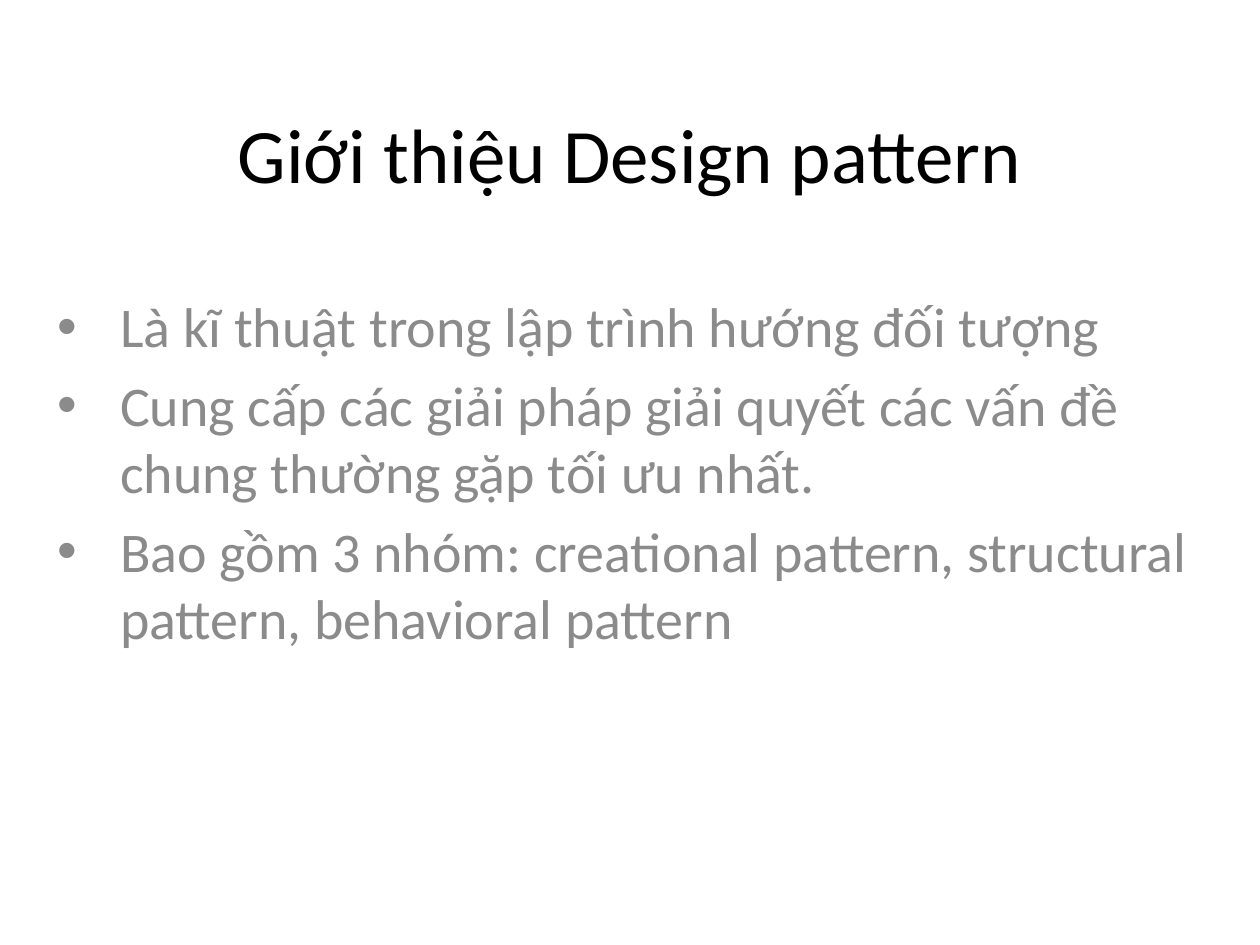
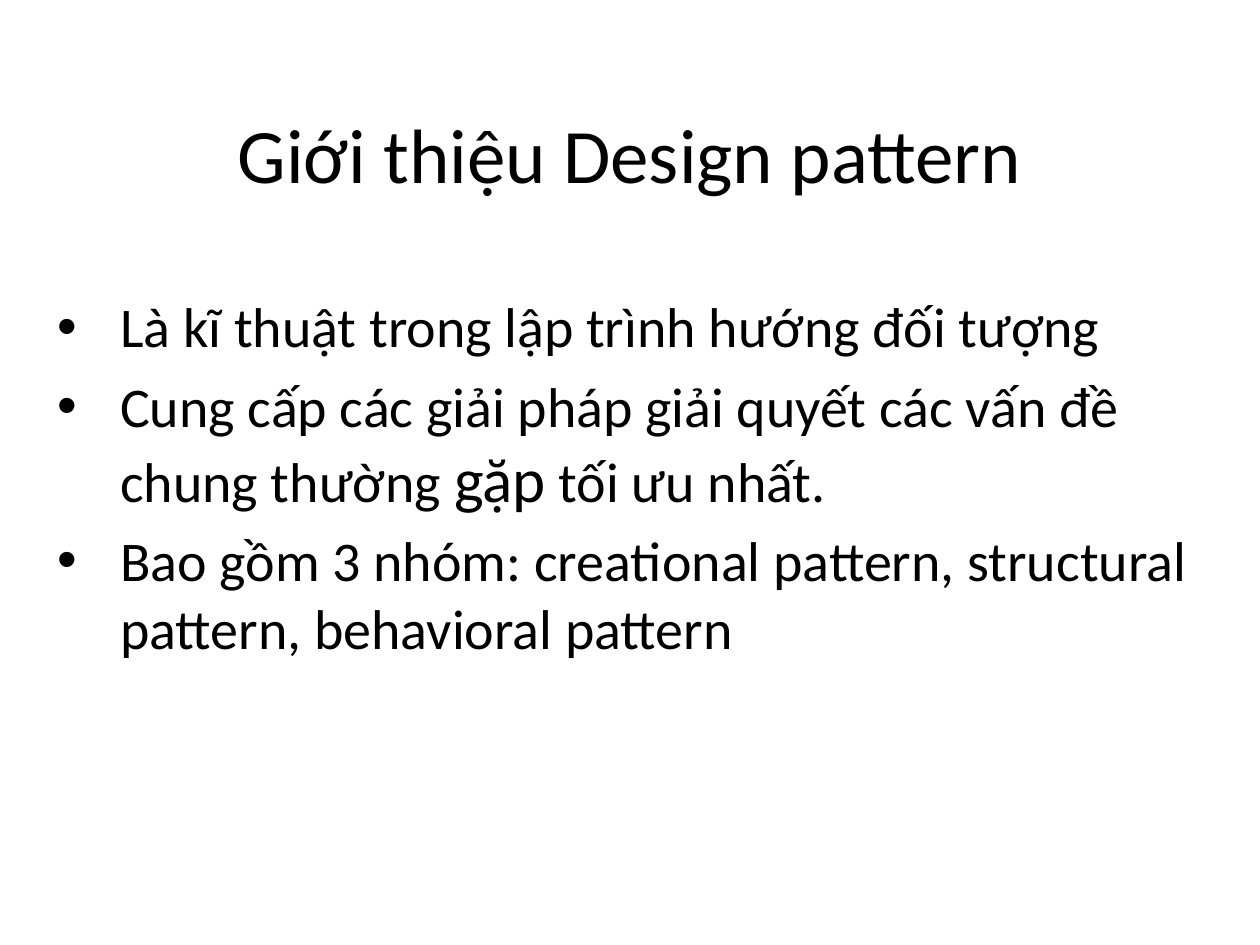
Before and after one commit to taole/slide, a slide deck: slide 3 of designpatter.pptx. Drawn at 1260x945 pixels with LibreOffice and Linux fonts; fonts in the diff are those of the drawing. Boxes give left, top, right and bottom in pixels: in the first picture for what was removed or moved away, otherwise in the second. Text is boxed around its words. In the diff, an @@ line names an element or a change of style, - is before the commit and + after.

```diff
--- a/designpatter.pptx
+++ b/designpatter.pptx
@@ subtitle "Là kĩ thuật trong lập ..." at [120, 305, 1186, 658]: text colour #8C8C8C to #000000; size 32 to 36 pt in "gặp" @@
```
Also in this commit, not shown: 1 other slide changed, 14 slides added.
